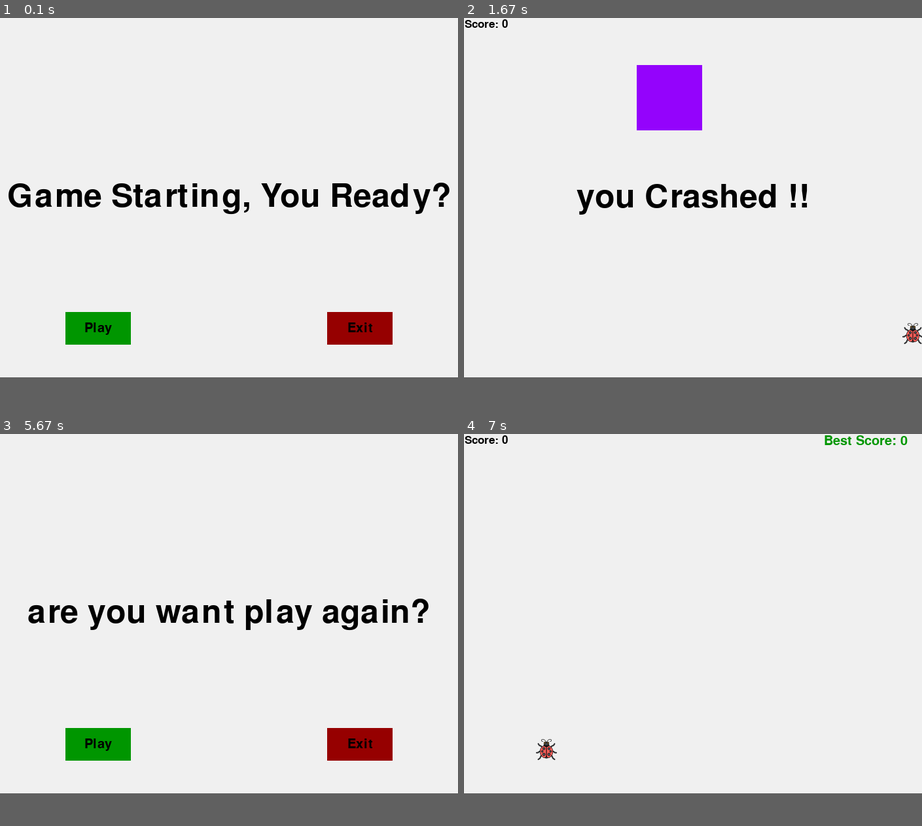
Above: before the commit, frames 1-4 (two rows, left to right).
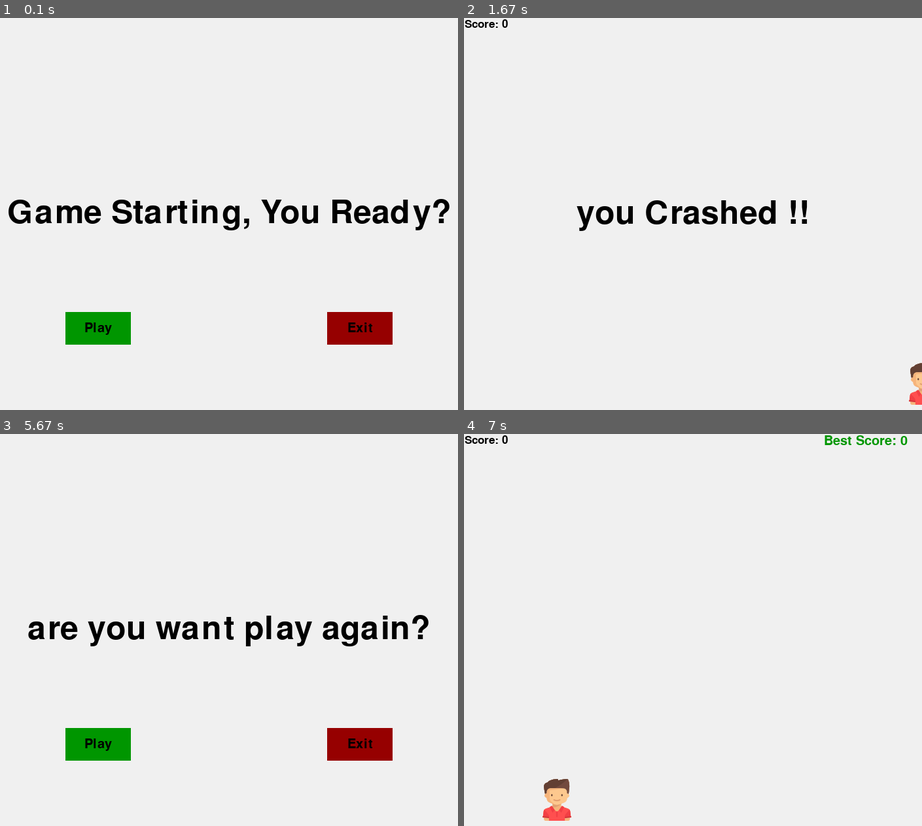
Above: after the commit, the same moments.

Repository: hamidrezaMomeni/AccidentEscape
Game: pygame game, started from AccidentEscape.py
Two runs of this game, one before a commit and one after it. Both use one fixed random seed, a clock stepped at 60 frames per second and the inputs below.
Inputs (mouse positions are in pixels of both pictures, inside the frame that each line leads up to):
- Up to frame 1 (0.1 s): no input
- Up to frame 2 (1.67 s): click "Play" at 0.38 s; hold Right 0.67-1.13 s; move the mouse to (674, 229) at 0.7 s; hold Right 1.17-1.63 s
- Up to frame 3 (5.67 s): no input
- Up to frame 4 (7 s): click "Play" at 6.55 s; hold Left from 6.83 s (still down)
In our replay, the window is 700x550 before the commit and 700x600 after it. These sizes can differ from the game's own. Grey fills any space a smaller window leaves; there, only what the larger window draws over its background counts as a difference.

The runs differ from the first frame. In frame 1, 4.5% of the frame differs, in the area x 1-99%, y 42-55%; in frame 2, 5.0%, in the area x 24-100%, y 12-99%; in frame 3, 4.1%; in frame 4, 0.7%.

Commit message:
upload version 1.2

Diff:
--- a/AccidentEscape.py
+++ b/AccidentEscape.py
@@ -27,7 +27,7 @@
 pygame.init()
 # set width and hieght for display window
 width = 700
-height = 550
+height = 600
 # set colors
 black = (0,0,0)
 white = (255,255,255)
@@ -47,7 +47,14 @@
 pygame.display.set_caption("AccidentEscape Game")
 clock = pygame.time.Clock()
 # get and load car image
-carImg = pygame.image.load("Bug.png")
+carImg1 = pygame.image.load("Bug.png")
+carImg2 = pygame.image.load("Bug2.png")
+carImg3 = pygame.image.load("Bug3.png")
+carImg4 = pygame.image.load("Bug4.png")
+carImg5 = pygame.image.load("Bug5.png")
+carList = (carImg1,carImg2,carImg3,carImg4,carImg5)
+car = random.choice(carList)
+boyImg = pygame.image.load("boy.png")
 # hovering button
 def button(msg,x,y,w,h,ia,ac):
     mouse = pygame.mouse.get_pos()
@@ -69,11 +76,12 @@
     mouse = pygame.mouse.get_pos()
 
 # this function drawing a rect object and insert into game display
-def stuff(stuffX, stuffY, stuffW, stuffH, color):
-    pygame.draw.rect(gameDisplay,color,[stuffX, stuffY, stuffW, stuffH])
+# , stuffW, stuffH, color
+def stuff(stuffX, stuffY,car):
+    gameDisplay.blit(car, (stuffX,stuffY))
 # set x,y position car for show to game display
 def carPosition(x,y):
-    gameDisplay.blit(carImg, (x,y))
+    gameDisplay.blit(boyImg, (x,y))
 # get render and return text with your font selection
 def textObjects(text,fonts):
     textSurface = fonts.render(text, True, black)
@@ -121,18 +129,19 @@
     xPosRange = (0.25,0.45,0.65,0.85)
     xPosRand = random.choice(xPosRange)
     xPosition = (width * xPosRand)
-    yPosition = (height * 0.85)
+    yPosition = (height * 0.88)
     xChange = 0
     counter = 0
-    carWidth = 32
+    carWidth = 64
     global bestScore
     # set some variable for generate stuff
     stuffStartX = random.randrange(0,width)
     stuffStartY = -600
-    stuffSpeed = 7
-    stuffWidth = 100
-    stuffHeight = 100
-    stuffColor = random.choice(colorList)
+    stuffSpeed = 4
+    stuffWidth = 64
+    stuffHeight = 64
+    #stuffColor = random.choice(colorList)
+    car = random.choice(carList)
     # set default state for user
     gameExit = False
     # An endless loop until the user loss
@@ -159,7 +168,8 @@
         # show user score in the top window
         score(counter)
         # generate stuff and scroll down from sky
-        stuff(stuffStartX,stuffStartY,stuffWidth,stuffHeight,stuffColor)
+        stuff(stuffStartX,stuffStartY,car)
+        #########stuff(stuffStartX,stuffStartY,stuffWidth,stuffHeight,stuffColor)
         stuffStartY += stuffSpeed
         # when car accidented with left and right wall
         if xPosition > width - 32 or xPosition < 0:
@@ -168,7 +178,8 @@
         if stuffStartY > height:
             stuffStartY = 0 - stuffHeight
             stuffStartX = random.randrange(0,width)
-            stuffColor = random.choice(colorList)
+            #stuffColor = random.choice(colorList)
+            car = random.choice(carList)
             counter += 1
             # if score 5 level upgraded speed stuff up to +1
             if counter % 5 == 0:
@@ -187,6 +198,7 @@
                     bestScore = counter
                 crash()
         # game display updating
+
         pygame.display.update()
         # run game with 80 frame/second
         clock.tick(80)
Binary file changed: Bug.png
Binary file added: Bug2.png
Binary file added: Bug3.png
Binary file added: Bug4.png
Binary file added: Bug5.png
Binary file added: boy.png
